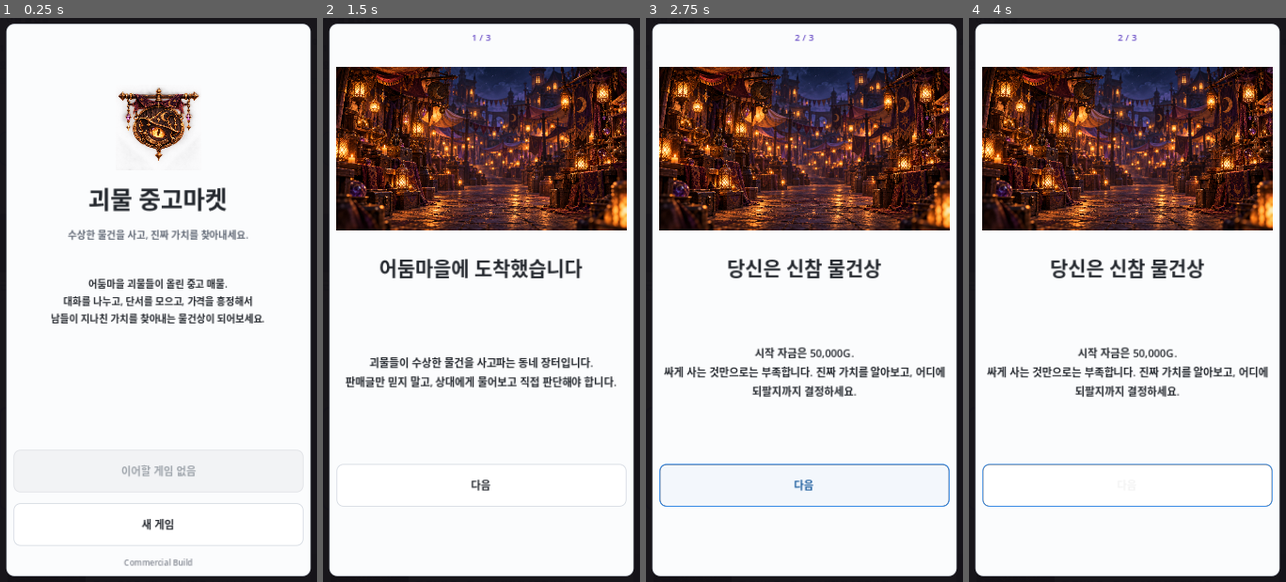
Above: before the commit, frames 1-4 (left to right).
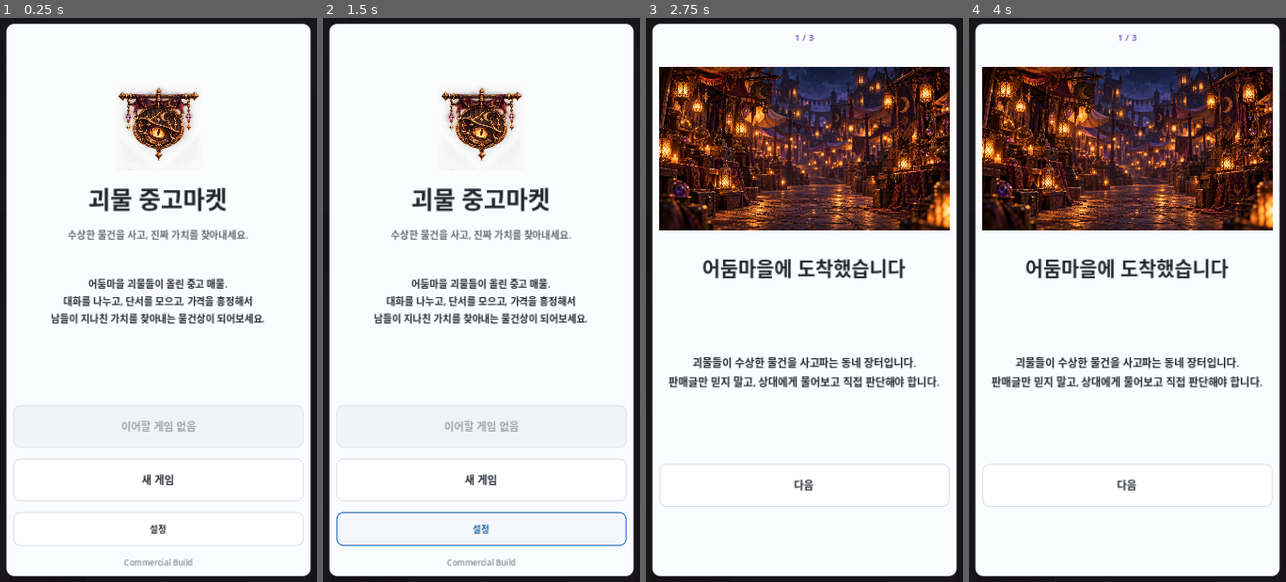
Above: after the commit, the same moments.

Repository: Queenrain9/monster-used-market
Game: Godot game, scene res://scenes/main.tscn
The game is run twice, just before and just after one commit, with the same random seed, the same clock (stepped at 60 frames per second) and the same inputs.
Inputs (mouse positions are in pixels of both pictures, inside the frame that each line leads up to):
- Up to frame 1 (0.25 s): no input
- Up to frame 2 (1.5 s): click (478, 108) at 0.52 s; type "12" at 0.6 s; click (481, 531) at 1.25 s, where only the run after the commit has a clickable "설정"
- Up to frame 3 (2.75 s): click (804, 480) at 2 s, where only the run after the commit has a clickable "새 게임"
- Up to frame 4 (4 s): click "추천 매물" at 2.75 s; click "가격 제안" at 3.5 s

The runs differ from the first frame. In frame 1, 1.2% of the frame differs, in the area x 4-96%, y 68-92%; in frame 2, 34%, in the area x 4-96%, y 3-98%; in frame 3, 5.8%; in frame 4, 5.8%.

Commit message:
feat: add commercial settings toast and contextual tutorial overlays

Diff:
--- a/scenes/main.tscn
+++ b/scenes/main.tscn
@@ -397,6 +397,12 @@
 theme_override_font_sizes/font_size = 11
 text = "수집 장부 · 도감과 장기 목표"
 
+[node name="SettingsButton" type="Button" parent="Margin/RootVBox/TownPanel/Scroll/Box"]
+custom_minimum_size = Vector2(0, 40)
+layout_mode = 2
+theme_override_font_sizes/font_size = 10
+text = "설정 · 사운드 / 접근성 / 피드백"
+
 [node name="EndDayButton" type="Button" parent="Margin/RootVBox/TownPanel/Scroll/Box"]
 custom_minimum_size = Vector2(0, 44)
 layout_mode = 2
@@ -3032,6 +3038,12 @@
 theme_override_font_sizes/font_size = 12
 text = "새 게임"
 
+[node name="SettingsButton" type="Button" parent="CommercialShell/Center/Card/TitleView"]
+custom_minimum_size = Vector2(0, 38)
+layout_mode = 2
+theme_override_font_sizes/font_size = 10
+text = "설정"
+
 [node name="BuildLabel" type="Label" parent="CommercialShell/Center/Card/TitleView"]
 layout_mode = 2
 theme_override_font_sizes/font_size = 9
@@ -3078,6 +3090,184 @@
 layout_mode = 2
 theme_override_font_sizes/font_size = 12
 text = "다음"
+
+[node name="MusicPlayer" type="AudioStreamPlayer" parent="."]
+
+[node name="SfxPlayer" type="AudioStreamPlayer" parent="."]
+
+[node name="PresentationLayer" type="Control" parent="."]
+z_index = 90
+layout_mode = 1
+anchors_preset = 15
+anchor_right = 1.0
+anchor_bottom = 1.0
+grow_horizontal = 2
+grow_vertical = 2
+mouse_filter = 2
+
+[node name="ToastPanel" type="PanelContainer" parent="PresentationLayer"]
+visible = false
+layout_mode = 1
+anchor_left = 0.06
+anchor_top = 0.055
+anchor_right = 0.94
+anchor_bottom = 0.055
+offset_bottom = 64.0
+theme_override_styles/panel = SubResource("Panel")
+
+[node name="Label" type="Label" parent="PresentationLayer/ToastPanel"]
+layout_mode = 2
+theme_override_font_sizes/font_size = 11
+text = "알림"
+horizontal_alignment = 1
+vertical_alignment = 1
+autowrap_mode = 2
+
+[node name="ContextTip" type="PanelContainer" parent="."]
+visible = false
+z_index = 95
+layout_mode = 1
+anchor_left = 0.04
+anchor_top = 1.0
+anchor_right = 0.96
+anchor_bottom = 1.0
+offset_top = -196.0
+offset_bottom = -18.0
+theme_override_styles/panel = SubResource("Panel")
+
+[node name="Box" type="VBoxContainer" parent="ContextTip"]
+layout_mode = 2
+theme_override_constants/separation = 7
+
+[node name="Title" type="Label" parent="ContextTip/Box"]
+layout_mode = 2
+theme_override_font_sizes/font_size = 14
+text = "처음 보는 기능"
+
+[node name="Body" type="Label" parent="ContextTip/Box"]
+layout_mode = 2
+size_flags_vertical = 3
+theme_override_font_sizes/font_size = 10
+text = "이 화면에서 알아둘 내용을 설명합니다."
+autowrap_mode = 2
+
+[node name="DismissButton" type="Button" parent="ContextTip/Box"]
+custom_minimum_size = Vector2(0, 40)
+layout_mode = 2
+text = "알겠어요"
+
+[node name="SettingsOverlay" type="Control" parent="."]
+visible = false
+z_index = 120
+layout_mode = 1
+anchors_preset = 15
+anchor_right = 1.0
+anchor_bottom = 1.0
+grow_horizontal = 2
+grow_vertical = 2
+
+[node name="Backdrop" type="ColorRect" parent="SettingsOverlay"]
+layout_mode = 1
+anchors_preset = 15
+anchor_right = 1.0
+anchor_bottom = 1.0
+grow_horizontal = 2
+grow_vertical = 2
+color = Color(0.05, 0.05, 0.06, 0.72)
+
+[node name="Center" type="CenterContainer" parent="SettingsOverlay"]
+layout_mode = 1
+anchors_preset = 15
+anchor_right = 1.0
+anchor_bottom = 1.0
+grow_horizontal = 2
+grow_vertical = 2
+
+[node name="Card" type="PanelContainer" parent="SettingsOverlay/Center"]
+custom_minimum_size = Vector2(342, 590)
+layout_mode = 2
+theme_override_styles/panel = SubResource("Panel")
+
+[node name="Box" type="VBoxContainer" parent="SettingsOverlay/Center/Card"]
+layout_mode = 2
+theme_override_constants/separation = 10
+
+[node name="TopRow" type="HBoxContainer" parent="SettingsOverlay/Center/Card/Box"]
+layout_mode = 2
+theme_override_constants/separation = 6
+
+[node name="CloseButton" type="Button" parent="SettingsOverlay/Center/Card/Box/TopRow"]
+custom_minimum_size = Vector2(44, 40)
+layout_mode = 2
+text = "←"
+
+[node name="Title" type="Label" parent="SettingsOverlay/Center/Card/Box/TopRow"]
+layout_mode = 2
+size_flags_horizontal = 3
+theme_override_font_sizes/font_size = 19
+text = "설정"
+vertical_alignment = 1
+
+[node name="AudioTitle" type="Label" parent="SettingsOverlay/Center/Card/Box"]
+layout_mode = 2
+theme_override_font_sizes/font_size = 13
+text = "사운드"
+
+[node name="MusicLabel" type="Label" parent="SettingsOverlay/Center/Card/Box"]
+layout_mode = 2
+theme_override_font_sizes/font_size = 10
+text = "배경음악 70%"
+
+[node name="MusicSlider" type="HSlider" parent="SettingsOverlay/Center/Card/Box"]
+custom_minimum_size = Vector2(0, 32)
+layout_mode = 2
+max_value = 1.0
+step = 0.05
+value = 0.7
+
+[node name="SfxLabel" type="Label" parent="SettingsOverlay/Center/Card/Box"]
+layout_mode = 2
+theme_override_font_sizes/font_size = 10
+text = "효과음 80%"
+
+[node name="SfxSlider" type="HSlider" parent="SettingsOverlay/Center/Card/Box"]
+custom_minimum_size = Vector2(0, 32)
+layout_mode = 2
+max_value = 1.0
+step = 0.05
+value = 0.8
+
+[node name="FeedbackTitle" type="Label" parent="SettingsOverlay/Center/Card/Box"]
+layout_mode = 2
+theme_override_font_sizes/font_size = 13
+text = "피드백과 접근성"
+
+[node name="HapticsCheck" type="CheckButton" parent="SettingsOverlay/Center/Card/Box"]
+custom_minimum_size = Vector2(0, 42)
+layout_mode = 2
+text = "햅틱 피드백"
+
+[node name="ReducedMotionCheck" type="CheckButton" parent="SettingsOverlay/Center/Card/Box"]
+custom_minimum_size = Vector2(0, 42)
+layout_mode = 2
+text = "화면 전환 움직임 줄이기"
+
+[node name="LargeTextCheck" type="CheckButton" parent="SettingsOverlay/Center/Card/Box"]
+custom_minimum_size = Vector2(0, 42)
+layout_mode = 2
+text = "조금 더 큰 글씨"
+
+[node name="Spacer" type="Control" parent="SettingsOverlay/Center/Card/Box"]
+layout_mode = 2
+size_flags_vertical = 3
+
+[node name="SaveInfo" type="Label" parent="SettingsOverlay/Center/Card/Box"]
+layout_mode = 2
+theme_override_font_sizes/font_size = 9
+theme_override_colors/font_color = Color(0.42, 0.45, 0.49, 1)
+text = "플레이는 자동 저장됩니다. 저장 파일에 문제가 생기면 이전 정상 저장으로 복구합니다."
+horizontal_alignment = 1
+autowrap_mode = 2
 
 [node name="ImagePreview" type="PopupPanel" parent="."]
 
